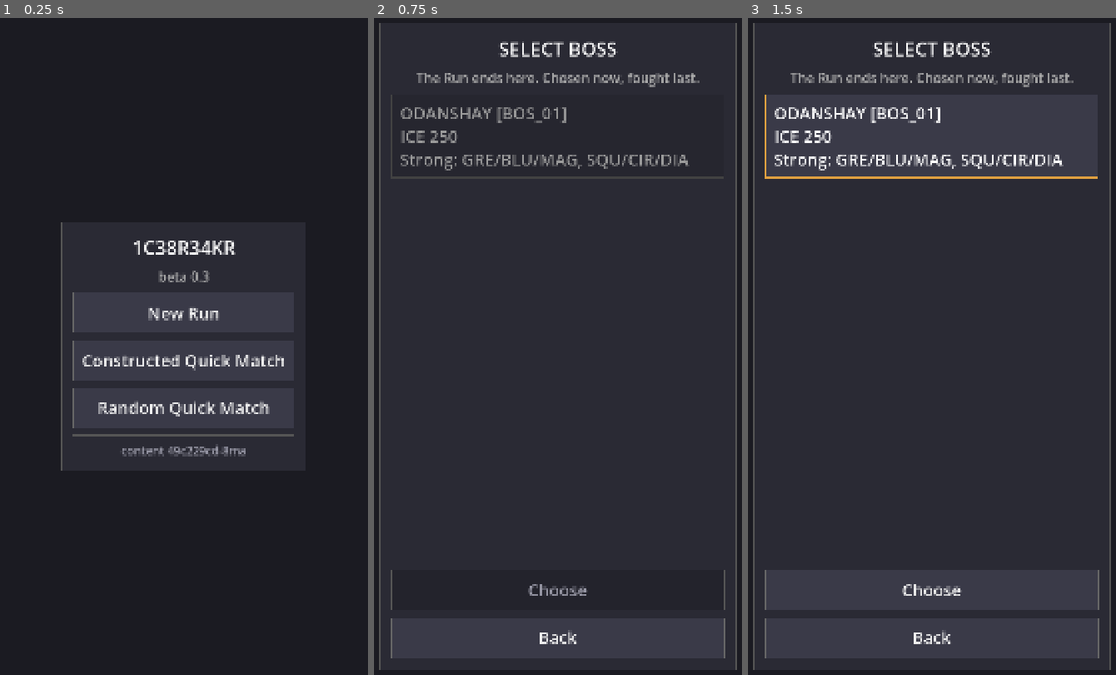
Above: before the commit, frames 1-3 (left to right).
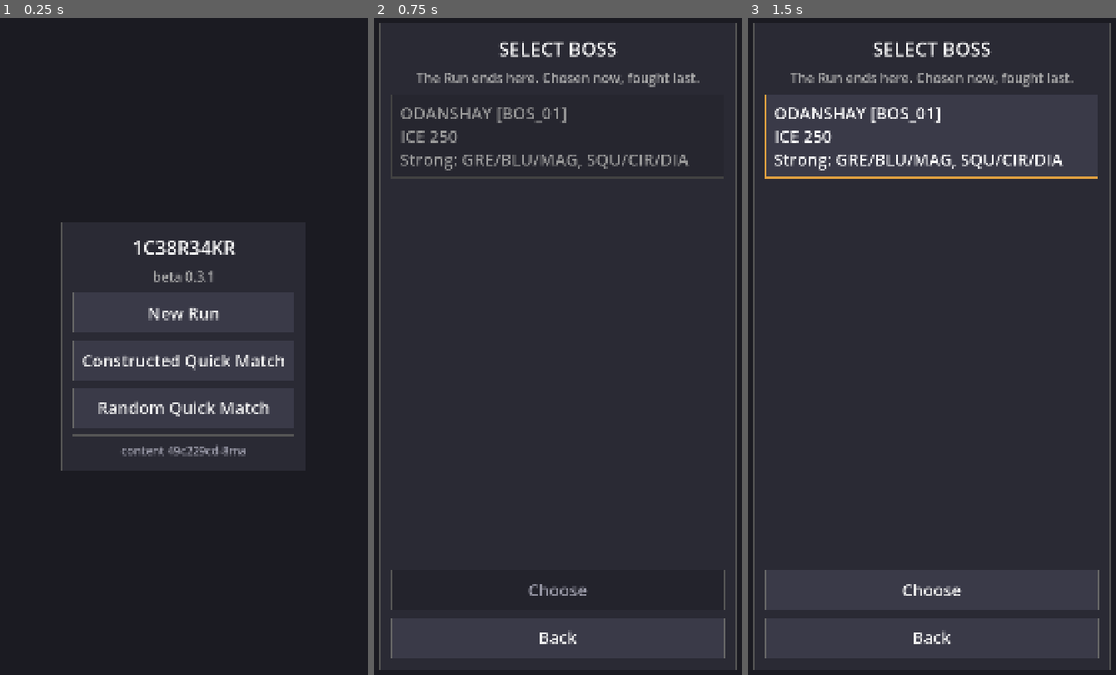
Above: after the commit, the same moments.

Repository: acpirate/1C38R34KR
Game: Godot game, scene res://scenes/main.tscn
Same seed, same stepped clock (60 frames per second), same inputs: the game is played once before the commit and once after it.
Inputs:
- Up to frame 1 (0.25 s): no input
- Up to frame 2 (0.75 s): click "New Run" at 0.5 s
- Up to frame 3 (1.5 s): click "ODANSHAY [BOS_01] ICE 250 Str…" at 1.25 s

The runs differ from the first frame. In frame 1, 0.2% of the frame differs, in the area x 41-58%, y 38-41%; in frame 2, nothing differs; in frame 3, nothing differs.

Commit message:
Capture the beta 0.3.1 pre-conversion baseline
Fourteen screens from the tablet at the end of Phase C: the catalog and
Asset Pack v0 exist and validate, but nothing in the renderer draws from
them yet, so this is the whitebox the conversion will be measured against.
Versioned directory, since the graphics work is a before/after comparison
that a flat namespace cannot express.

Two of the shots are new in kind. An 'ovl' debug button stamps every
overlay type, in both ownership polarities, plus the armed countdown, onto
one board - a state that is not reachable by playing, since a Boss
Override, a Hacker Shield, an armed Bomb and a pending Buff owned by both
sides do not co-occur in any battle you could set up. It writes real
Tile.Special objects and refreshes through the ordinary path, and skips
neutrals rather than overwriting them, because a neutral can never carry
an overlay and a debug view that broke that rule would be believed.

They confirm two things on hardware: the type ring is gone, and the type
marks are still font characters - which is what makes this a useful
before, since D-038 replaces them in Phase D.

Also bumps GAME_VERSION to beta-0.3.1, which the authorization set at the
start of this build and I had not applied. The title screen derives from
it and had been reading 'beta 0.3'.

Co-Authored-By: Claude Opus 5 <noreply@anthropic.com>

Diff:
--- a/scenes/battle/battle_screen.gd
+++ b/scenes/battle/battle_screen.gd
@@ -362,6 +362,7 @@
 	_update_speed_button()
 
 	bar.add_child(_debug_button("charge", _grant_charge))
+	bar.add_child(_debug_button("ovl", _debug_seed_overlays))
 	bar.add_child(_debug_button("win", func(): _force_outcome(Types.Side.ENEMY)))
 	bar.add_child(_debug_button("lose", func(): _force_outcome(Types.Side.PLAYER)))
 	bar.add_child(_debug_button("log", func():
@@ -399,6 +400,69 @@
 ## Fills every Program pool. Function activation, targeting, cancel-without-
 ## spend, composites, and fizzles are the densest cluster of rules in the game
 ## and are otherwise unreachable until charge accumulates.
+## Debug only: put one of EVERY overlay on the board at once.
+##
+## Reaching this state by playing is impractical — a Boss Override, a Hacker
+## Shield, an armed Bomb and a pending Buff owned by both sides do not co-occur
+## in any battle you could set up on purpose — so the overlay vocabulary could
+## never be seen, compared, or photographed as a whole. That matters now because
+## the type ring is suspended (D-037) and the badge's centre mark is the entire
+## type signal: whether four marks are distinguishable is a question about the
+## four of them TOGETHER.
+##
+## Writes real `Tile.Special` objects into the live board and refreshes through
+## the ordinary path, so what appears is what a battle would draw. A faked view
+## dictionary would be easier and would prove nothing.
+##
+## It does change the battle. That is acceptable for a debug affordance whose
+## purpose is inspection, and it is why this is gated with the rest of the bar.
+func _debug_seed_overlays() -> void:
+	if _playing or state.has_winner():
+		return
+
+	var seq := 0
+	# Rows 0 and 1: every type, live, once per owner. Live rather than armed
+	# because an ARMED overlay shows its countdown whatever it will deliver —
+	# so an armed row would show four identical digits and no marks at all.
+	for row in 2:
+		var side: Types.Side = Types.Side.PLAYER if row == 0 else Types.Side.ENEMY
+		var x := 0
+		for type_index in Tile.Special.Type.size():
+			x = _stamp_overlay(row, x, side, type_index, -1, seq)
+			seq += 1
+
+	# Row 2: the armed state in both polarities, so the countdown digit is in
+	# frame beside the marks it replaces.
+	var ax := _stamp_overlay(2, 0, Types.Side.PLAYER, Tile.Special.Type.BOMB, 3, seq)
+	_stamp_overlay(2, ax, Types.Side.ENEMY, Tile.Special.Type.BUFF, 2, seq + 1)
+
+	_refresh_board()
+
+
+## Places one overlay on the first eligible Packet at or after `from_x` in row
+## `y`, and returns the column after it.
+##
+## Skips neutrals rather than overwriting them: a neutral has no axes and can
+## never carry an overlay, and a debug view that broke that rule would be
+## showing a board the game cannot produce — which is worse than showing
+## nothing, because it would be believed.
+func _stamp_overlay(y: int, from_x: int, owner: Types.Side, type_index: int, countdown: int, seq: int) -> int:
+	for x in range(from_x, Constants.BOARD_WIDTH):
+		var t: Tile = state.board[y][x]
+		if t == null or t.is_neutral():
+			continue
+		var sp := Tile.Special.new()
+		sp.type = type_index
+		sp.owner = owner
+		# Below zero means LIVE: the view omits the property entirely rather
+		# than emitting a sentinel, matching the alpha.
+		sp.countdown = countdown
+		sp.seq = seq
+		t.special = sp
+		return x + 1
+	return from_x
+
+
 func _grant_charge() -> void:
 	for u in (state.units[Types.Side.PLAYER] as Array):
 		u.charge = int(Content.program(u.program_id)["charge_cap"])
--- a/scripts/logic/data/content.gd
+++ b/scripts/logic/data/content.gd
@@ -20,7 +20,7 @@
 ## of the content fingerprint — that is `DATA_SCHEMA_VERSION` plus the content
 ## rows — so bumping it cannot invalidate differential parity or reinterpret a
 ## battle. It identifies the BUILD; the fingerprint identifies the CONTENT.
-const GAME_VERSION := "beta-0.3.0"
+const GAME_VERSION := "beta-0.3.1"
 
 ## Bumped independently of the game version — it changes only when the shape of
 ## fingerprinted content changes. It is fingerprint input, so it must match the
Binary file added: staging/design-reference/beta-0.3.1-before/01-title.png
Binary file added: staging/design-reference/beta-0.3.1-before/02a-boss-select.png
Binary file added: staging/design-reference/beta-0.3.1-before/02b-boss-select-chosen.png
Binary file added: staging/design-reference/beta-0.3.1-before/02c-path-choice.png
Binary file added: staging/design-reference/beta-0.3.1-before/02d-path-choice-selected.png
Binary file added: staging/design-reference/beta-0.3.1-before/02e-path-choice-boss.png
Binary file added: staging/design-reference/beta-0.3.1-before/03-build.png
Binary file added: staging/design-reference/beta-0.3.1-before/03b-build-boss.png
Binary file added: staging/design-reference/beta-0.3.1-before/04-battle.png
Binary file added: staging/design-reference/beta-0.3.1-before/05-battle-all-overlays.png
Binary file added: staging/design-reference/beta-0.3.1-before/06-pause.png
Binary file added: staging/design-reference/beta-0.3.1-before/07-result.png
(and 4 more such lines)
